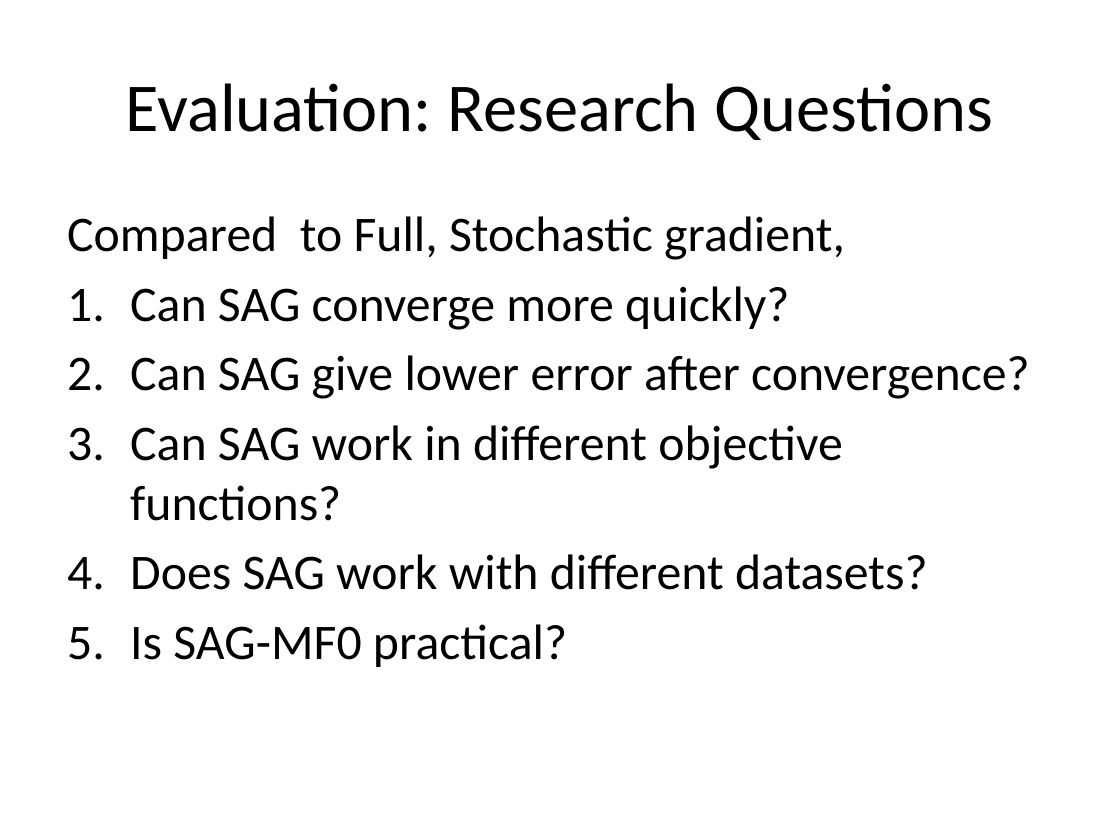
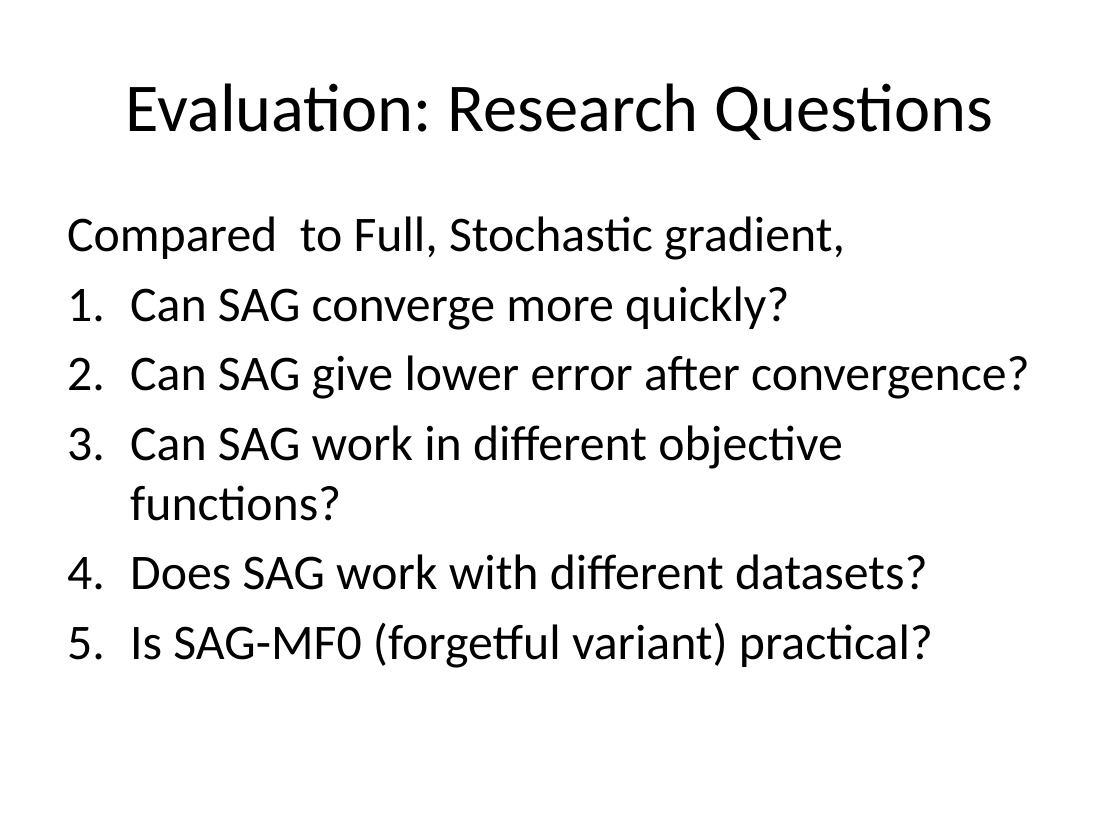
Before and after one commit to jamestklo/MatrixFactorizationMatlab, a slide deck: slide 25 of cs534L-SAGmf.pptx (slide 20 before the commit). Drawn at 1120x840 pixels with LibreOffice and Linux fonts; fonts in the diff are those of the drawing. Boxes give left, top, right and bottom in pixels: in the first picture for what was removed or moved away, otherwise in the second. Text is boxed around its words. In the diff, an @@ line names an element or a change of style, - is before the commit and + after.

```diff
--- a/cs534L-SAGmf.pptx
+++ b/cs534L-SAGmf.pptx
@@ text at [130,622,933,668]: text changed @@
-5. Is SAG-MF0 practical?
+5. Is SAG-MF0 (forgetful variant) practical?
```
Also in this commit, not shown: 10 other slides changed, 6 slides added.
